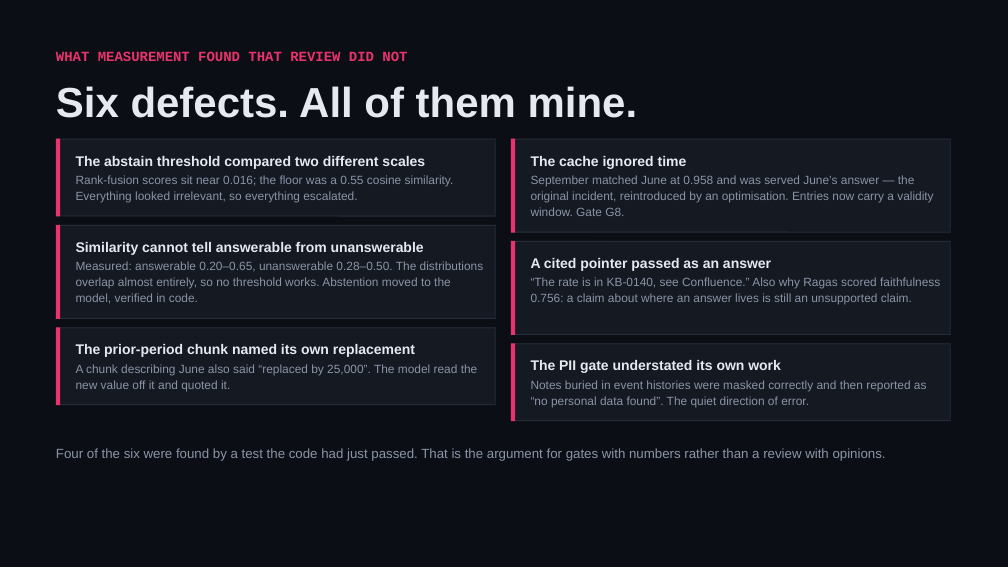
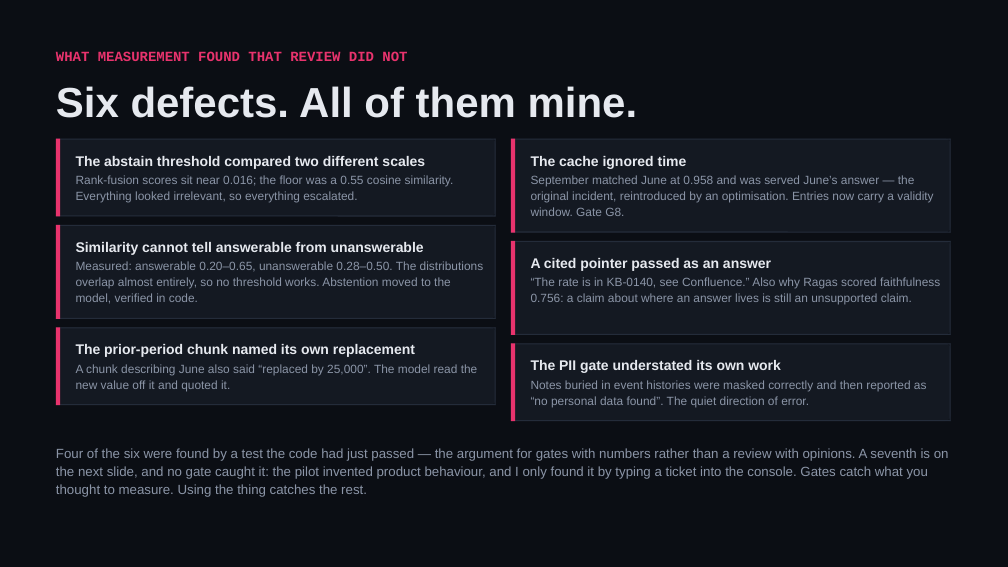
Before and after one commit to shivam-25/ramco-payce-pilot, a slide deck: slide 13 of docs/deck/ramco-payce-pilot.pptx. Drawn at 1008x567 pixels with LibreOffice and Linux fonts; fonts in the diff are those of the drawing. Boxes give left, top, right and bottom in pixels: in the first picture for what was removed or moved away, otherwise in the second. Text is boxed around its words. In the diff, an @@ line names an element or a change of style, - is before the commit and + after.

```diff
--- a/docs/deck/ramco-payce-pilot.pptx
+++ b/docs/deck/ramco-payce-pilot.pptx
@@ text at bbox=[56, 448, 949, 497]: text changed @@
-Four of the six were found by a test the code had just passed. That is the argument for gates with numbers rather than a review with opinions.
+Four of the six were found by a test the code had just passed — the argument for gates with numbers rather than a review with opinions. A seventh is on the next slide, and no gate caught it: the pilot invented product behaviour, and I only found it by typing a ticket into the console. Gates catch what you thought to measure. Using the thing catches the rest.
```
Also in this commit, not shown: 3 other slides changed, 7 other files.
